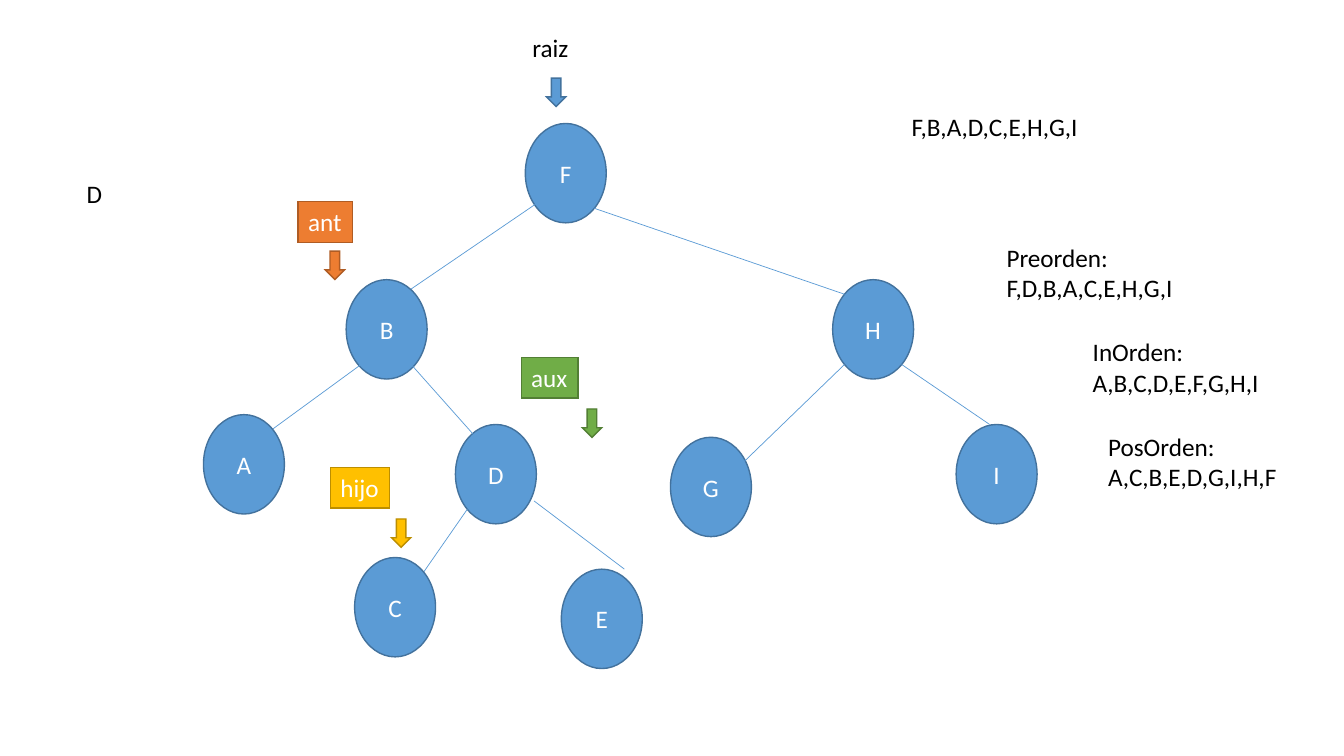
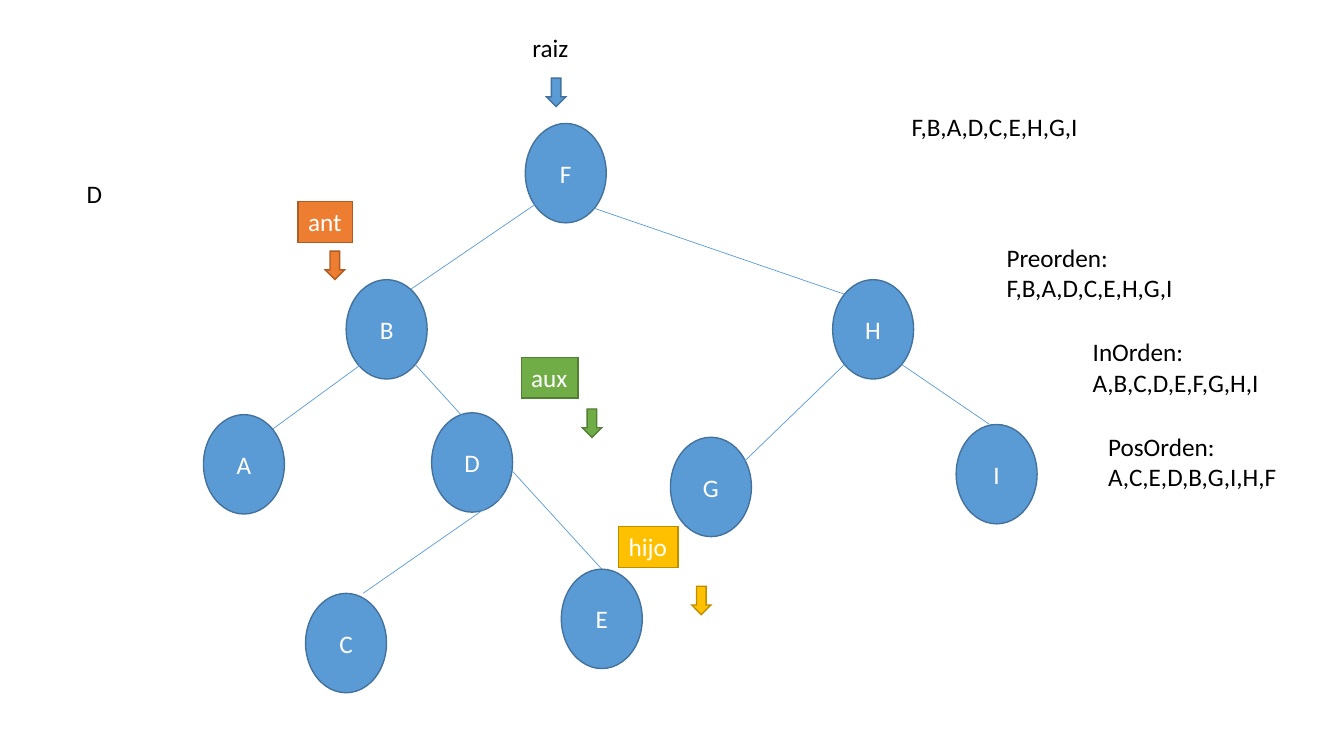
Before and after one commit to cmontellanob/programacionIIIcmb, a slide deck: slide 3 of unidad3/arboles/casos.pptx. Drawn at 1344x756 pixels with LibreOffice and Linux fonts; fonts in the diff are those of the drawing. Boxes give left, top, right and bottom in pixels: in the first picture for what was removed or moved away, otherwise in the second. Text is boxed around its words. In the diff, an @@ line names an element or a change of style, - is before the commit and + after.

```diff
--- a/unidad3/arboles/casos.pptx
+++ b/unidad3/arboles/casos.pptx
@@ text at (1007, 280, 1173, 300): text changed @@
-F,D,B,A,C,E,H,G,I
+F,B,A,D,C,E,H,G,I
@@ line moved from (411, 365) - (478, 440) to (415, 365) - (602, 570) @@
@@ ellipse "D": place and size @@
-ellipse "D" at (456, 424, 536, 524)
+ellipse "D" at (432, 413, 512, 513)
@@ text at (1108, 469, 1276, 489): text changed @@
-A,C,B,E,D,G,I,H,F
+A,C,E,D,B,G,I,H,F
@@ line moved from (534, 501) - (624, 570) to (501, 498) - (363, 594) @@
@@ line removed from (423, 573) to (468, 509) @@
@@ rectangle "hijo": place and size @@
-rectangle "hijo" at (331, 468, 390, 508)
+rectangle "hijo" at (619, 527, 679, 568)
@@ ellipse "C": place and size @@
-ellipse "C" at (355, 558, 436, 657)
+ellipse "C" at (306, 594, 386, 694)
@@ down arrow: place and size @@
-down arrow at (391, 519, 410, 547)
+down arrow at (692, 587, 711, 615)
```
Also in this commit, not shown: 16 other files.
